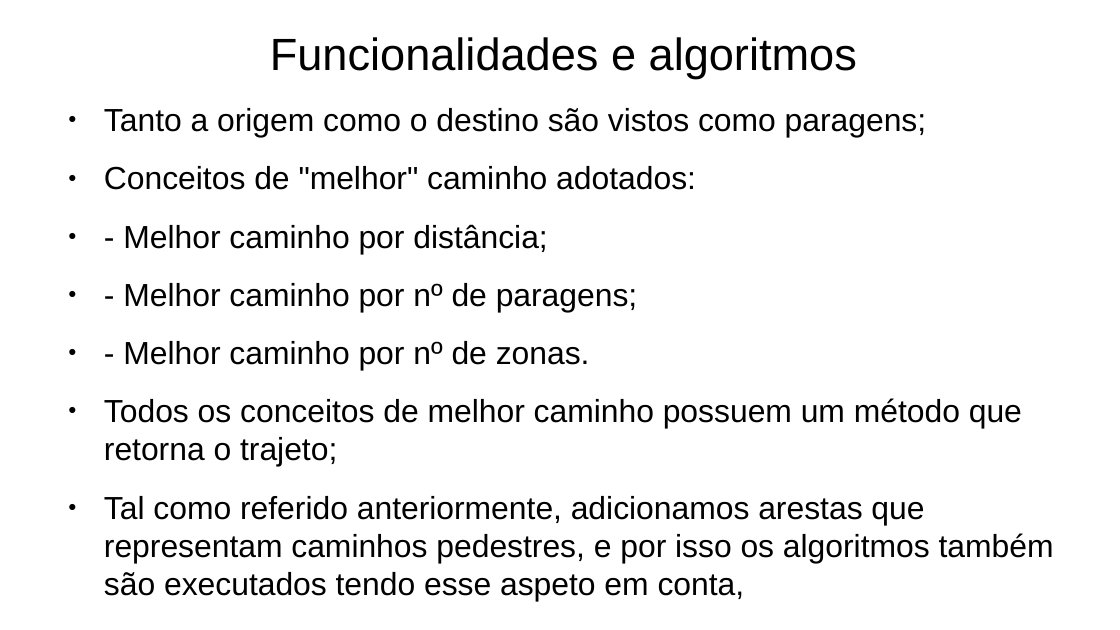
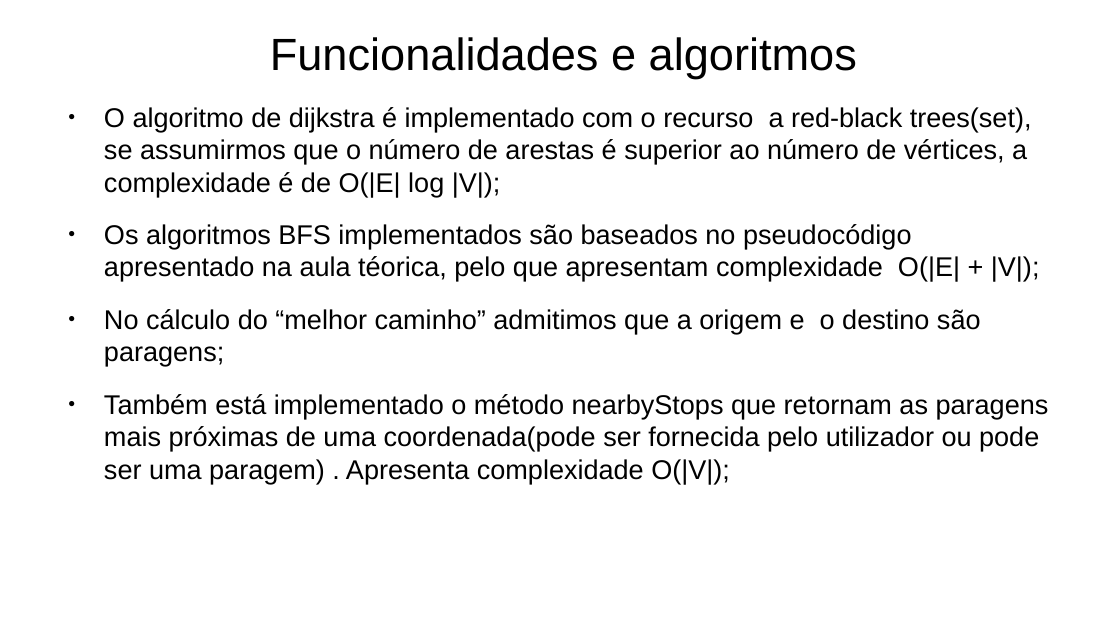
Before and after one commit to Naapperas/feup-aed-proj2, a slide deck: slide 6 of Apresentação.pptx (slide 5 before the commit). Drawn at 1120x630 pixels with LibreOffice and Linux fonts; fonts in the diff are those of the drawing. Boxes give left, top, right and bottom in pixels: in the first picture for what was removed or moved away, otherwise in the second. Text is boxed around its words. In the diff, an @@ line names an element or a change of style, - is before the commit and + after.

Commit message:
Updated ppt

```diff
--- a/Apresentação.pptx
+++ b/Apresentação.pptx
@@ text at bbox=[104, 107, 1049, 484]: text changed; size 22.6 to 19.2 pt @@
-● Tanto a origem como o destino são vistos como paragens;
-● Conceitos de "melhor" caminho adotados:
-● - Melhor caminho por distância;
-● - Melhor caminho por nº de paragens;
-● - Melhor caminho por nº de zonas.
-● Todos os conceitos de melhor caminho possuem um método que retorna o trajeto;
-● Tal como referido anteriormente, adicionamos arestas que representam caminhos pedestres, e por isso os algoritmos também são executados tendo esse aspeto em conta,
+● O algoritmo de dijkstra é implementado com o recurso a red-black trees(set), se assumirmos que o número de arestas é superior ao número de vértices, a complexidade é de O(|E| log |V|);
+● Os algoritmos BFS implementados são baseados no pseudocódigo apresentado na aula téorica, pelo que apresentam complexidade O(|E| + |V|);
+● No cálculo do “melhor caminho” admitimos que a origem e o destino são paragens;
+● Também está implementado o método nearbyStops que retornam as paragens mais próximas de uma coordenada(pode ser fornecida pelo utilizador ou pode ser uma paragem) . Apresenta complexidade O(|V|);
```
Also in this commit, not shown: 4 other slides changed, 5 slides added, 2 slides removed.
